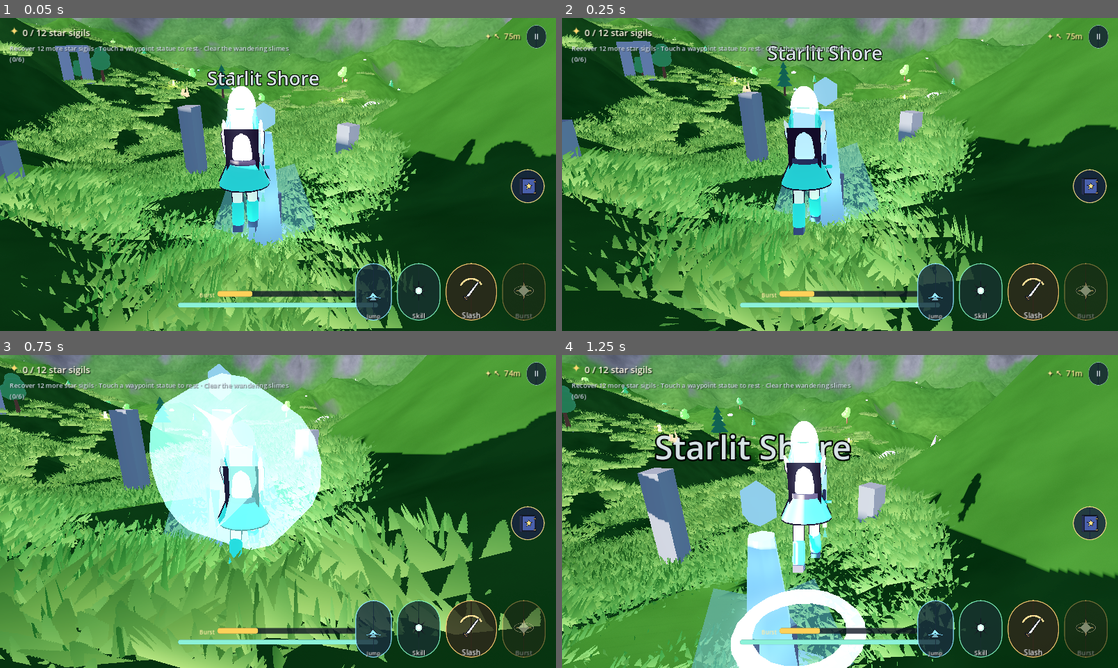
Above: before the commit, frames 1-4 (two rows, left to right).
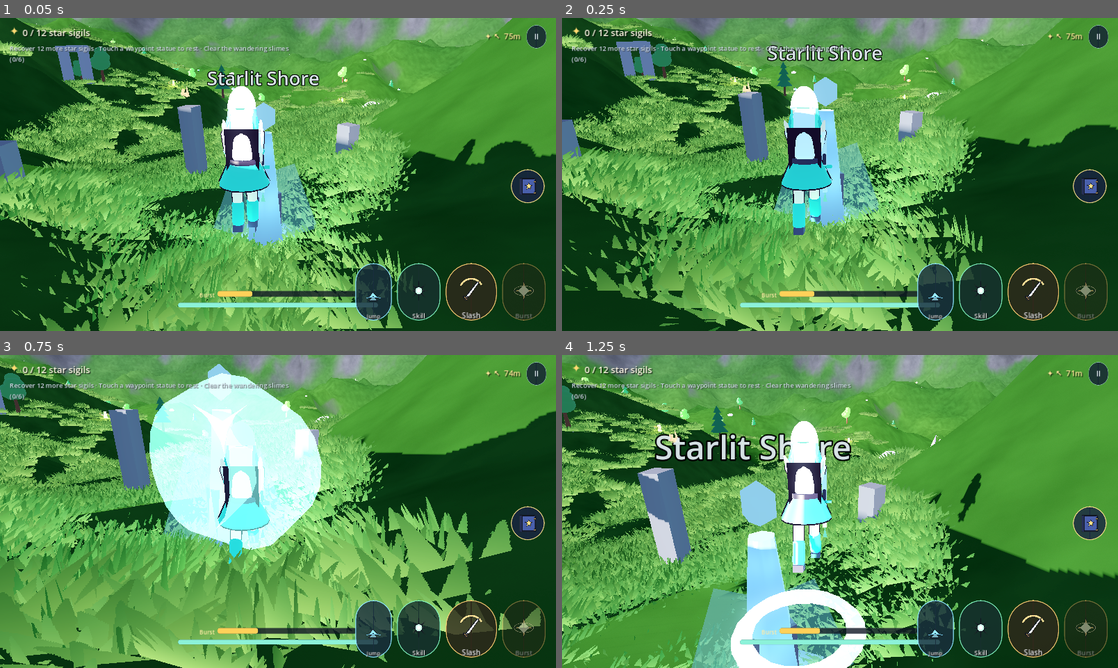
Above: after the commit, the same moments.

Repository: Endiq-jar/LastStar
Game: Godot game, scene res://scenes/world.tscn
The game is run twice, just before and just after one commit, with the same random seed, the same clock (stepped at 60 frames per second) and the same inputs.
Inputs (mouse positions are in pixels of both pictures, inside the frame that each line leads up to):
- Up to frame 1 (0.05 s): no input
- Up to frame 2 (0.25 s): no input
- Up to frame 3 (0.75 s): move the mouse to (305, 511) at 0.52 s; press the mouse at (305, 511) at 0.53 s; hold W (move_forward) from 0.53 s (still down)
- Up to frame 4 (1.25 s): keep holding W (move_forward); tap Space (jump) at 0.77, 1.07 s

Frames 1-2 are identical in both runs. In frame 3, 0.7% of the frame differs, in the area x 0-65%, y 62-100%; in frame 4, nothing differs.

Commit message:
fix: cull grass on the camera-to-player sightline
A clearing radius around the character is not enough. The camera sits 3.9 m back,
so a tuft two metres from her is well outside the clearing sphere and still lands
directly between the lens and her torso - which is what the last frame showed, grass
crossing her waist with a clear ring around her feet.

Blades are now also collapsed by their distance to the camera-to-player segment:
one smoothstep that removes exactly the grass that would occlude her and nothing
else. The near terrain also gets an albedo floor, because the toon terminator was
landing across the foreground slope and rendering it almost black next to
identically-lit grass two metres away.

Co-authored-by: arena-agent <297053741+arena-agent@users.noreply.github.com>

Diff:
--- a/shaders/grass_sway.gdshader
+++ b/shaders/grass_sway.gdshader
@@ -86,11 +86,22 @@
 	float cam_dist = length(origin - cam_origin);
 	// Also collapse blades standing on top of the character.
 	float player_dist = length(origin - player_origin);
+
+	// ...and blades standing BETWEEN the camera and the character. A radius around
+	// the player alone is not enough: the camera is 3.9 m back, so a tuft at, say,
+	// 2 m from her is nowhere near the clearing sphere and still sits directly in
+	// the sightline, covering her torso. Distance to the camera-to-player segment
+	// removes exactly the grass that would occlude her, in one smoothstep, and
+	// nothing else.
+	vec3 to_player = player_origin - cam_origin;
+	float seg_t = clamp(dot(origin - cam_origin, to_player) / max(dot(to_player, to_player), 0.0001), 0.0, 1.0);
+	float sightline_dist = length(origin - (cam_origin + to_player * seg_t));
 	// 0 right at the lens, 1 beyond near_clear. Collapsing the quad (rather than
 	// discarding) keeps the vertex count identical, so there is no branch
 	// divergence and no popping in the instance buffer.
 	v_cull = smoothstep(near_clear * 0.45, near_clear, cam_dist);
 	v_cull *= smoothstep(player_clear * 0.6, player_clear, player_dist);
+	v_cull *= smoothstep(0.30, 0.85, sightline_dist);
 	VERTEX *= v_cull;
 }
 
--- a/shaders/terrain_anime.gdshader
+++ b/shaders/terrain_anime.gdshader
@@ -158,6 +158,11 @@
 	vec3 hazed = mix(vec3(luma), col, 0.58) * vec3(0.86, 0.92, 1.10);
 	col = mix(col, hazed, haze * 0.95);
 
+	// Lift the darkest end. Whatever the light does, no terrain albedo in a
+	// stylised open world should be below about 0.06 or the ground turns into a
+	// black hole under the camera while the same grass two metres away is bright.
+	col = max(col, vec3(0.055, 0.070, 0.050) * (0.6 + patch * 0.8));
+
 	ALBEDO = col;
 	ROUGHNESS = mix(0.92, 0.24, wet);
 	METALLIC = 0.0;
Binary file changed: docs/render_wide.png
Binary file changed: docs/render_world.png
